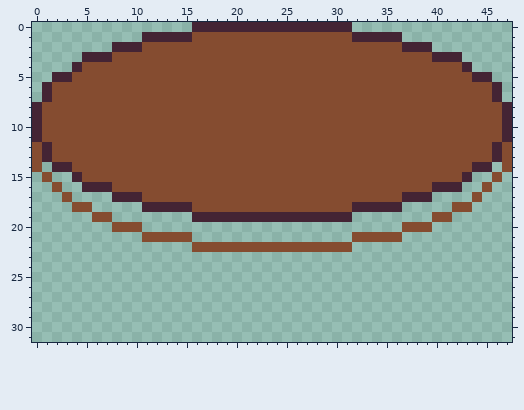
One commit to this pixel-art file: assets/images/table.ase. The first picture shows the starting point.
48x32 pixels, 1 frame.
The result:
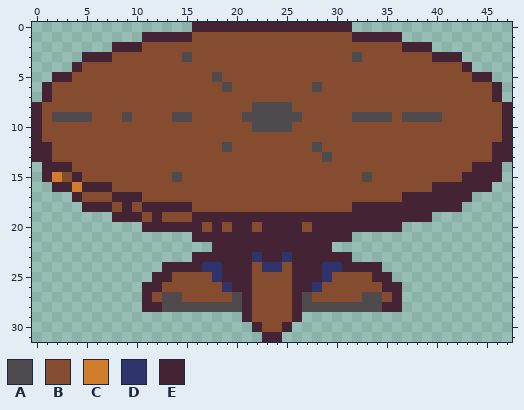
Palette (. is transparent): A #4e4a4e  B #854c30  C #d27d2c  D #30346d  E #442434
Edits made:
layer "Flattened" added
layer "Layer 1" now hidden
@@ x 0..47 @@
  2 ........EEEBBBBBBBBBBBBBBBBBBBBBBBBBBEEE........
- 3 .....EEEBBBBBBBBBBBBBBBBBBBBBBBBBBBBBBBBEEE.....
+ 3 .....EEEBBBBBBBABBBBBBBBBBBBBBBBABBBBBBBEEE.....
  4 ....EBBBBBBBBBBBBBBBBBBBBBBBBBBBBBBBBBBBBBBE....
- 5 ..EEBBBBBBBBBBBBBBBBBBBBBBBBBBBBBBBBBBBBBBBBEE..
- 6 .EBBBBBBBBBBBBBBBBBBBBBBBBBBBBBBBBBBBBBBBBBBBBE.
+ 5 ..EEBBBBBBBBBBBBBBABBBBBBBBBBBBBBBBBBBBBBBBBEE..
+ 6 .EBBBBBBBBBBBBBBBBBABBBBBBBBABBBBBBBBBBBBBBBBBE.
  7 .EBBBBBBBBBBBBBBBBBBBBBBBBBBBBBBBBBBBBBBBBBBBBE.
- 8 EBBBBBBBBBBBBBBBBBBBBBBBBBBBBBBBBBBBBBBBBBBBBBBE
- 9 EBBBBBBBBBBBBBBBBBBBBBBBBBBBBBBBBBBBBBBBBBBBBBBE
-10 EBBBBBBBBBBBBBBBBBBBBBBBBBBBBBBBBBBBBBBBBBBBBBBE
+ 8 EBBBBBBBBBBBBBBBBBBBBBAAAABBBBBBBBBBBBBBBBBBBBBE
+ 9 EBAAAABBBABBBBAABBBBBAAAAAABBBBBAAAABAAAABBBBBBE
+10 EBBBBBBBBBBBBBBBBBBBBBAAAABBBBBBBBBBBBBBBBBBBBBE
 11 EBBBBBBBBBBBBBBBBBBBBBBBBBBBBBBBBBBBBBBBBBBBBBBE
-12 BEBBBBBBBBBBBBBBBBBBBBBBBBBBBBBBBBBBBBBBBBBBBBEB
-13 BEBBBBBBBBBBBBBBBBBBBBBBBBBBBBBBBBBBBBBBBBBBBBEB
-14 B.EEBBBBBBBBBBBBBBBBBBBBBBBBBBBBBBBBBBBBBBBBEE.B
-15 .B..EBBBBBBBBBBBBBBBBBBBBBBBBBBBBBBBBBBBBBBE..B.
-16 ..B..EEEBBBBBBBBBBBBBBBBBBBBBBBBBBBBBBBBEEE..B..
-17 ...B....EEEBBBBBBBBBBBBBBBBBBBBBBBBBBEEE....B...
-18 ....BB.....EEEEEBBBBBBBBBBBBBBBBEEEEE.....BB....
-19 ......BB........EEEEEEEEEEEEEEEE........BB......
-20 ........BBB..........................BBB........
-21 ...........BBBBB................BBBBB...........
-22 ................BBBBBBBBBBBBBBBB................
-23 ................................................
-24 ................................................
-25 ................................................
-26 ................................................
-27 ................................................
-28 ................................................
-29 ................................................
-30 ................................................
-31 ................................................
+12 EEBBBBBBBBBBBBBBBBBABBBBBBBBABBBBBBBBBBBBBBBBBEE
+13 EEBBBBBBBBBBBBBBBBBBBBBBBBBBBABBBBBBBBBBBBBBBBEE
+14 .EEEBBBBBBBBBBBBBBBBBBBBBBBBBBBBBBBBBBBBBBBBEEE.
+15 .ECBEBBBBBBBBBABBBBBBBBBBBBBBBBBBABBBBBBBBBEEEE.
+16 ..EECEEEBBBBBBBBBBBBBBBBBBBBBBBBBBBBBBBBEEEEEE..
+17 ....EBBBEEEBBBBBBBBBBBBBBBBBBBBBBBBBBEEEEEEE....
+18 .....EEEBEBEEEEEBBBBBBBBBBBBBBBBEEEEEEEEEEE.....
+19 ........EEEBEBBBEEEEEEEEEEEEEEEEEEEEEEEE........
+20 ...........EEEEEEBEBEEBEEEEBEEEEEEEEE...........
+21 ................EEEEEEEEEEEEEEEE................
+22 ..................EEEEEEEEEEEE..................
+23 ................EEEEEEDEEDEEEEEE................
+24 .............EEEEDDEEEBDDBEEEDDEEEE.............
+25 ............EEBBBBDEEEBBBBEEEDBBBBEE............
+26 ...........EEBBBBBBDEEBBBBEEDBBBBBBEE...........
+27 ...........EBAABBBBBAEBBBBEABBBBBAABE...........
+28 ...........EEAAAAAAAAEBBBBEAAAAAAAAEE...........
+29 .....................EBBBBE.....................
+30 ......................EBBE......................
+31 .......................EE.......................
Pixel boxes of the changes (left, top, right, bottom) in both pictures:
changed: (32, 52, 512, 342)
